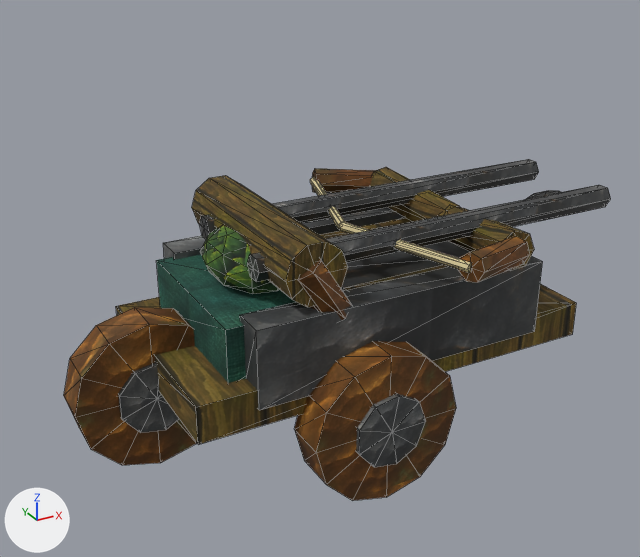
Renders of the glTF model UnityProject/Assets/Pepe/Source/11-iron-ballista.glb from each side of a commit.
Both versions are drawn from a 50 mm lens placed at (-2.79, -4.44, 3.19), pointed at (-0.33, 0.03, 0.96). The lights are fixed; the arrows at lower left show +X, +Y and +Z. The picture after the commit comes second. Mesh edges are drawn as thin lines. Where no turn or scale is listed for an object, it has been applied to the vertices. Vertices at exactly the same position are counted once.

Objects in the first picture: '11-iron-ballista'.
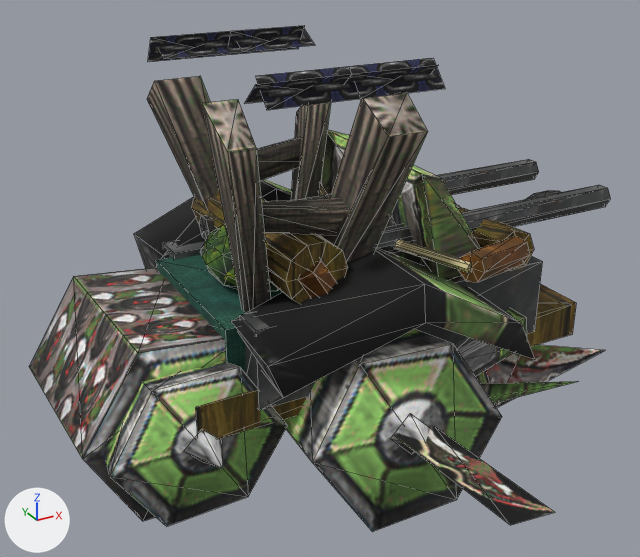
What the commit changed:
Picture 'Warcraft meatwagon' (img_warcraft_meatwagon) is new.
Material 'Warcraft meatwagon' (mat_warcraft_meatwagon) is new.
Its texture is img_warcraft_meatwagon.
Its roughness is 0.88.
me_тяжёлая_баллиста is used by ob_11_iron_ballista; location (0.0, 0.0, 0.0).
me_тяжёлая_баллиста had 546 vertices, 980 faces and spanned x -1.94..1.68, y -0.99..0.98, z -0.07..1.51.
me_тяжёлая_баллиста now has 562 vertices, 840 faces and spans x -2.06..1.81, y -2.06..2.09, z -0.03..2.41.
me_тяжёлая_баллиста part 1: 9 loose pieces with 216 vertices, spanning x -1.94..0.07, y -0.94..0.95, z -0.07..0.95, are deleted.
Part 2, on me_тяжёлая_баллиста:
224 vertices are added at x -2.06..1.81, y -2.06..2.09, z -0.03..2.41.
8 new vertices lie (0.51, 0.0, 0.0) away from vertices in x -1.1..-1.04, y -0.76..0.8, z 2.25..2.41.
256 new faces join them, mat_warcraft_meatwagon (picture img_warcraft_meatwagon).
me_тяжёлая_баллиста gains material mat_warcraft_meatwagon (picture img_warcraft_meatwagon).

Changed parts and their boxes [x1, y1, x2, y2] in the pictures (640 x 557 px):
'11-iron-ballista', reshaped (6% wider, 48% taller): before [64, 159, 611, 501]; after [29, 25, 611, 532]
part 1 of me_тяжёлая_баллиста, deleted (brown): before [64, 307, 456, 501]
part 2 of me_тяжёлая_баллиста, added: after [29, 25, 605, 532]
